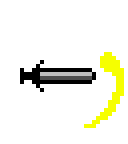
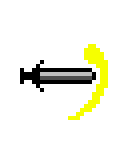
The second w=128, h=144 image is a revision of the first. Changes to its layers:
painted on "Lag 4" over [68, 44, 124, 128]
removed layer "Lag 3" over [88, 60, 96, 64]
